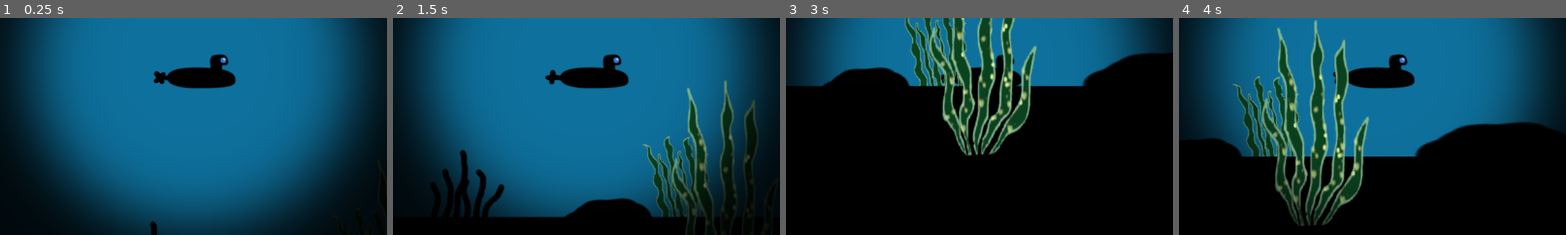
Above: before the commit, frames 1-4 (left to right).
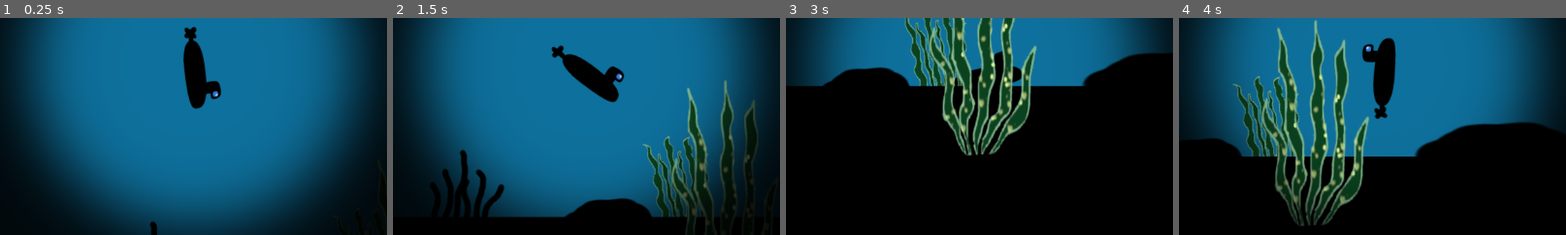
Above: after the commit, the same moments.

Repository: EddieRowe/godot-wild-jam-82
Game: Godot game, scene res://levels/level_1.tscn
Two runs of this game, one before a commit and one after it. Both use one fixed random seed, a clock stepped at 60 frames per second and the inputs below. The engine's default icon, where the game draws it, is replaced by a stand-in: a white triangle on a blue panel in a dark square.
Inputs:
- Up to frame 1 (0.25 s): no input
- Up to frame 2 (1.5 s): tap Enter (ui_accept) at 0.5, 0.77 s; hold Right (ui_right) 0.53-1.28 s; hold Down (ui_down) from 1.28 s (still down)
- Up to frame 3 (3 s): tap Enter (ui_accept) at 1.52 s; release Down (ui_down) at 2.03 s; hold Right (ui_right) 2.03-2.78 s; hold Up (ui_up) from 2.78 s (still down)
- Up to frame 4 (4 s): tap Enter (ui_accept) at 3.02, 3.77 s; release Up (ui_up) at 3.53 s; hold Left (ui_left) from 3.53 s (still down)
The pictures show only the part of the screen within x 24-74%, y 37-87%; the shares and areas given below are measured in that part.

The runs differ from the first frame. In frame 1, 2.7% of the frame differs, in the area x 39-61%, y 4-42%; in frame 2, 1.9%; in frame 3, 0.4%; in frame 4, 2.5%.

Commit message:
Rotate sub to follow direction of movement

Diff:
--- a/scripts/submarine_script.gd
+++ b/scripts/submarine_script.gd
@@ -36,7 +36,7 @@
 	var movement = Vector2(horizontal_movement, vertical_movement)
 
 	apply_central_force(movement * move_speed)
-	apply_torque((0 - rotation) * 10000)
+	apply_torque((0 - rotation) * 5000)
 
 	_handle_rotate_sprite(delta)
 	_handle_flip_sprite(movement)
@@ -55,9 +55,13 @@
 
 func _handle_flip_sprite(movement : Vector2):
 	# Flip sprite based on rotation
-	#var clamped_rotation = sprite.rotation % (2*PI)
 
-	if sprite.rotation > PI/2 or sprite.rotation < -PI/2:
+	#Clamped to +2PI as rotation can be infinite
+	var rotation_clamped = fmod(sprite.rotation, 2*PI)
+	if (rotation_clamped < 0):
+		rotation_clamped = -rotation_clamped
+
+	if  rotation_clamped > PI/2 and rotation_clamped < 3*PI/2:
 		sprite.flip_v = true
 		propellor.get_parent().position.y = -7
 	else:
@@ -67,14 +71,8 @@
 func _handle_rotate_sprite(delta : float):
 	var target_angle = linear_velocity.angle()
 	var current_angle = sprite.rotation
-	var angle_diff = target_angle - current_angle
 
-	if angle_diff > PI:
-		angle_diff -= 2 * PI
-	elif angle_diff < -PI:
-		angle_diff += 2 * PI
-
-	#sprite.rotation = lerp_angle(current_angle, target_angle, rotation_speed * delta)
+	sprite.rotation = lerp_angle(current_angle, target_angle, rotation_speed * delta)
 
 func _on_body_entered(body: Node) -> void:
 	if body.is_in_group("Obstacle"):
